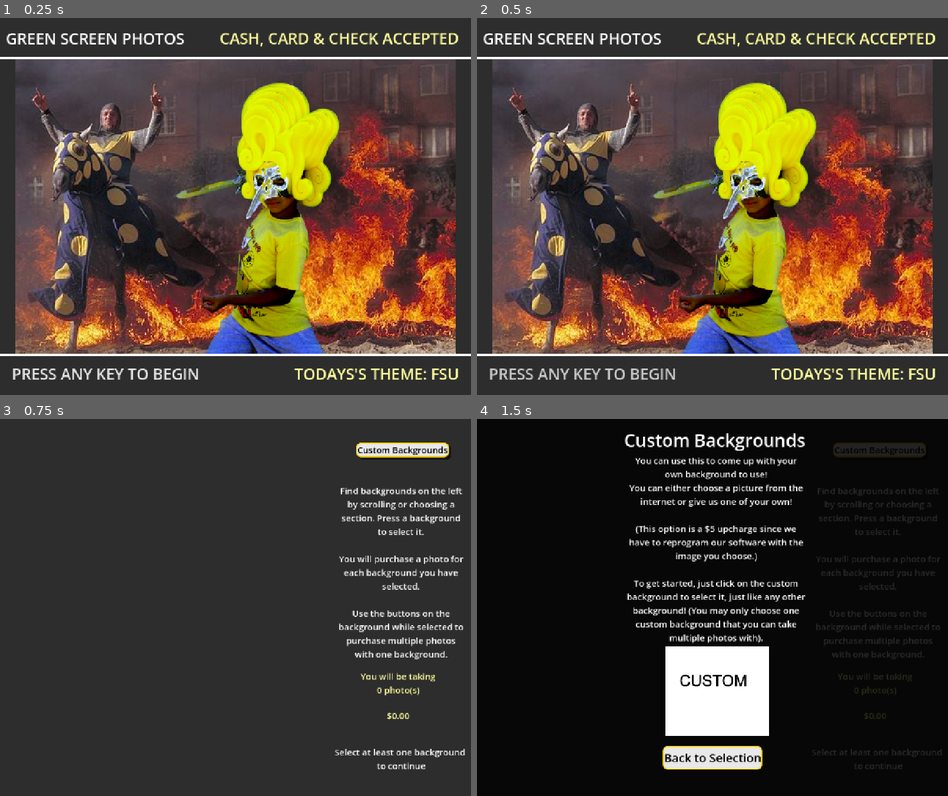
Above: before the commit, frames 1-4 (two rows, left to right).
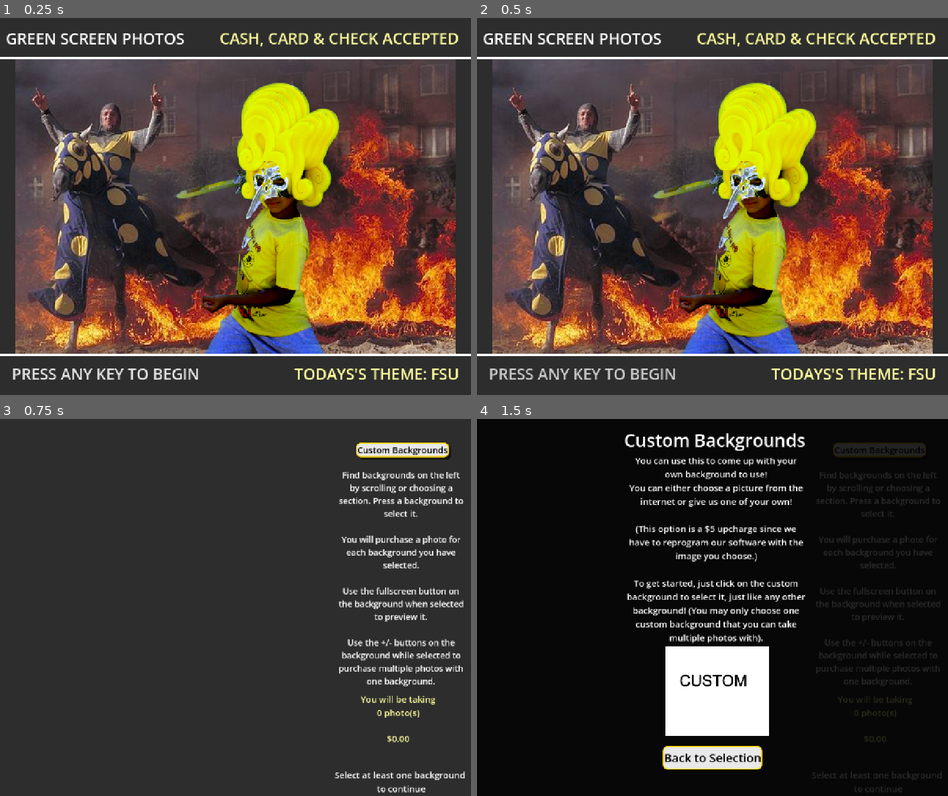
Above: after the commit, the same moments.

Repository: shaneriob-bit/kiosk-client
Game: Godot game, scene res://_scenes/main.tscn
Same seed, same stepped clock (60 frames per second), same inputs: the game is played once before the commit and once after it.
Inputs:
- Up to frame 1 (0.25 s): no input
- Up to frame 2 (0.5 s): no input
- Up to frame 3 (0.75 s): tap Enter at 0.5 s
- Up to frame 4 (1.5 s): click "Custom Backgrounds" at 1.25 s

Frames 1-2 are identical in both runs. In frame 3, 5.8% of the frame differs, in the area x 71-99%, y 14-100%; in frame 4, 2.0%.

Commit message:
good morning

Diff:
--- a/_scenes/confirmation_screen.tscn
+++ b/_scenes/confirmation_screen.tscn
@@ -1,6 +1,10 @@
 [gd_scene format=3 uid="uid://bqi3naxdk7mm5"]
 
-[node name="ConfirmationScreen" type="CanvasLayer" unique_id=435469620]
+[ext_resource type="Script" uid="uid://c37e04ldgj5c1" path="res://_scripts/confirmation_screen.gd" id="1_ydr06"]
+[ext_resource type="Theme" uid="uid://dcejjhkjk44cb" path="res://main_theme.tres" id="2_on0my"]
+
+[node name="ConfirmationScreen" type="CanvasLayer" unique_id=435469620 groups=["GroupListener"]]
+script = ExtResource("1_ydr06")
 
 [node name="ScreenLabel" type="Label" parent="." unique_id=456872215]
 anchors_preset = 5
@@ -13,3 +17,118 @@
 grow_horizontal = 2
 theme_override_font_sizes/font_size = 32
 text = "Please confirm your information is correct"
+
+[node name="NameLabel" type="Label" parent="." unique_id=1059674685]
+offset_left = 256.0
+offset_top = 136.0
+offset_right = 640.0
+offset_bottom = 181.0
+theme_override_font_sizes/font_size = 32
+text = "Name: Shane Bernstein"
+horizontal_alignment = 1
+vertical_alignment = 1
+
+[node name="PrintedCopiesCount" type="Label" parent="." unique_id=138729521]
+offset_left = 704.0
+offset_top = 264.0
+offset_right = 1088.0
+offset_bottom = 309.0
+theme_override_font_sizes/font_size = 32
+text = "Printed Copies: 6"
+horizontal_alignment = 1
+vertical_alignment = 1
+
+[node name="PaymentMethod" type="Label" parent="." unique_id=595997244]
+offset_left = 704.0
+offset_top = 328.0
+offset_right = 1088.0
+offset_bottom = 373.0
+theme_override_font_sizes/font_size = 32
+text = "Payment Method: Card"
+horizontal_alignment = 1
+vertical_alignment = 1
+
+[node name="TotalCost" type="Label" parent="." unique_id=1862823330]
+offset_left = 704.0
+offset_top = 384.0
+offset_right = 1088.0
+offset_bottom = 429.0
+theme_override_font_sizes/font_size = 32
+text = "Total Cost: $99.99"
+horizontal_alignment = 1
+vertical_alignment = 1
+
+[node name="EmailContainer" type="VBoxContainer" parent="." unique_id=2120015822]
+offset_left = 256.0
+offset_top = 256.0
+offset_right = 704.0
+offset_bottom = 586.0
+theme_override_constants/separation = 12
+
+[node name="Title" type="Label" parent="EmailContainer" unique_id=71377620]
+layout_mode = 2
+theme_override_font_sizes/font_size = 32
+text = "Emails:"
+vertical_alignment = 1
+
+[node name="Label" type="Label" parent="EmailContainer" unique_id=1728345825]
+layout_mode = 2
+theme_override_font_sizes/font_size = 32
+text = "shaneriob@gmail.com"
+vertical_alignment = 1
+
+[node name="Label2" type="Label" parent="EmailContainer" unique_id=222955760]
+layout_mode = 2
+theme_override_font_sizes/font_size = 32
+text = "shaneriob@gmail.com"
+vertical_alignment = 1
+
+[node name="Label3" type="Label" parent="EmailContainer" unique_id=899072495]
+layout_mode = 2
+theme_override_font_sizes/font_size = 32
+text = "shaneriob@gmail.com"
+vertical_alignment = 1
+
+[node name="Label4" type="Label" parent="EmailContainer" unique_id=1698227696]
+layout_mode = 2
+theme_override_font_sizes/font_size = 32
+text = "shaneriob@gmail.com"
+vertical_alignment = 1
+
+[node name="Label5" type="Label" parent="EmailContainer" unique_id=106558902]
+layout_mode = 2
+theme_override_font_sizes/font_size = 32
+text = "shaneriob@gmail.com"
+vertical_alignment = 1
+
+[node name="NextButton" type="Button" parent="." unique_id=1137386602]
+anchors_preset = 3
+anchor_left = 1.0
+anchor_top = 1.0
+anchor_right = 1.0
+anchor_bottom = 1.0
+offset_left = -144.0
+offset_top = -80.0
+offset_right = -16.0
+offset_bottom = -16.0
+grow_horizontal = 0
+grow_vertical = 0
+theme = ExtResource("2_on0my")
+theme_override_font_sizes/font_size = 32
+text = "Next"
+
+[node name="BackButton" type="Button" parent="." unique_id=940607930]
+anchors_preset = 2
+anchor_top = 1.0
+anchor_bottom = 1.0
+offset_left = 16.0
+offset_top = -80.0
+offset_right = 144.0
+offset_bottom = -16.0
+grow_vertical = 0
+theme = ExtResource("2_on0my")
+theme_override_font_sizes/font_size = 32
+text = "Back"
+
+[connection signal="pressed" from="NextButton" to="." method="_on_next_button_pressed"]
+[connection signal="pressed" from="BackButton" to="." method="_on_back_button_pressed"]
--- a/_scenes/main.tscn
+++ b/_scenes/main.tscn
@@ -8,8 +8,9 @@
 [ext_resource type="PackedScene" uid="uid://cv2fb28amypr8" path="res://_scenes/idle_screen.tscn" id="6_ce27d"]
 [ext_resource type="PackedScene" uid="uid://d3ouhxciwlerq" path="res://_scenes/payment_screen.tscn" id="7_urak4"]
 [ext_resource type="PackedScene" uid="uid://dmakmkaw5eic0" path="res://_scenes/name_field.tscn" id="8_hi6yo"]
+[ext_resource type="PackedScene" uid="uid://bqi3naxdk7mm5" path="res://_scenes/confirmation_screen.tscn" id="8_owtmn"]
 
-[node name="Main" type="Node2D" unique_id=1640866435]
+[node name="Main" type="Node2D" unique_id=1640866435 groups=["GroupListener"]]
 
 [node name="HomeScreen" type="Node2D" parent="." unique_id=787528761 groups=["GroupListener"]]
 script = ExtResource("1_6bnj4")
@@ -25,10 +26,10 @@
 position = Vector2(640, 512)
 texture = ExtResource("2_3q5j6")
 
-[node name="OrderScreenLayer" type="CanvasLayer" parent="." unique_id=478058512]
+[node name="OrderScreenLayer" type="CanvasLayer" parent="." unique_id=478058512 groups=["GroupListener"]]
 visible = false
 
-[node name="OrderScreen" parent="OrderScreenLayer" unique_id=1574650878 groups=["GroupListener"] instance=ExtResource("4_lavtb")]
+[node name="OrderScreen" parent="OrderScreenLayer" unique_id=1574650878 instance=ExtResource("4_lavtb")]
 size_flags_horizontal = 4
 size_flags_vertical = 4
 
@@ -38,5 +39,8 @@
 [node name="NameField" parent="." unique_id=1668960381 instance=ExtResource("8_hi6yo")]
 visible = false
 
-[node name="IdleScreen" parent="." unique_id=1040489430 instance=ExtResource("6_ce27d")]
+[node name="ConfirmationScreen" parent="." unique_id=435469620 instance=ExtResource("8_owtmn")]
 visible = false
+
+[node name="IdleScreen" parent="." unique_id=1040489430 groups=["GroupListener"] instance=ExtResource("6_ce27d")]
+visible = false
--- a/_scenes/name_field.tscn
+++ b/_scenes/name_field.tscn
@@ -116,4 +116,20 @@
 theme_override_font_sizes/font_size = 32
 text = "Back"
 
+[node name="ButtonDisabledInfo" type="Label" parent="." unique_id=1739877008]
+anchors_preset = 3
+anchor_left = 1.0
+anchor_top = 1.0
+anchor_right = 1.0
+anchor_bottom = 1.0
+offset_left = -360.0
+offset_top = -56.0
+offset_right = -3.0
+offset_bottom = -33.0
+grow_horizontal = 0
+grow_vertical = 0
+theme_override_font_sizes/font_size = 24
+text = "Fill out all of the information boxes to continue."
+
+[connection signal="pressed" from="NextButton" to="." method="_on_next_button_pressed"]
 [connection signal="pressed" from="BackButton" to="." method="_on_back_button_pressed"]
--- a/_scenes/order_screen.tscn
+++ b/_scenes/order_screen.tscn
@@ -11,7 +11,7 @@
 [sub_resource type="StyleBoxFlat" id="StyleBoxFlat_ud8lg"]
 bg_color = Color(0, 0, 0, 0.8352941)
 
-[node name="OrderScreen" type="Control" unique_id=1574650878]
+[node name="OrderScreen" type="Control" unique_id=1574650878 groups=["GroupListener"]]
 layout_mode = 3
 anchors_preset = 15
 anchor_right = 1.0
@@ -31,17 +31,19 @@
 anchor_right = 1.0
 anchor_bottom = 0.5
 offset_left = -368.0
-offset_top = -352.0
+offset_top = -376.0
 offset_right = -12.0
-offset_bottom = 163.0
-grow_horizontal = 0
-grow_vertical = 2
-theme_override_font_sizes/font_size = 24
+offset_bottom = 216.0
+grow_horizontal = 0
+grow_vertical = 2
+theme_override_font_sizes/font_size = 23
 text = "Find backgrounds on the left by scrolling or choosing a section. Press a background to select it.
 
 You will purchase a photo for each background you have selected.
 
-Use the buttons on the background while selected to purchase multiple photos with one background."
+Use the fullscreen button on the background when selected to preview it.
+
+Use the +/- buttons on the background while selected to purchase multiple photos with one background."
 horizontal_alignment = 1
 vertical_alignment = 1
 autowrap_mode = 3
@@ -55,9 +57,9 @@
 anchor_right = 1.0
 anchor_bottom = 0.5
 offset_left = -376.0
-offset_top = 170.0
+offset_top = 232.0
 offset_right = -20.0
-offset_bottom = 242.0
+offset_bottom = 304.0
 grow_horizontal = 0
 grow_vertical = 2
 theme_override_colors/font_color = Color(1, 0.99607843, 0.6156863, 1)
@@ -77,9 +79,9 @@
 anchor_right = 1.0
 anchor_bottom = 0.5
 offset_left = -376.0
-offset_top = 258.0
+offset_top = 320.0
 offset_right = -20.0
-offset_bottom = 330.0
+offset_bottom = 392.0
 grow_horizontal = 0
 grow_vertical = 2
 theme_override_colors/font_color = Color(1, 0.99607843, 0.6156863, 1)
@@ -136,9 +138,9 @@
 anchor_right = 1.0
 anchor_bottom = 1.0
 offset_left = -440.0
-offset_top = -136.0
+offset_top = -74.0
 offset_right = 55.0
-offset_bottom = -65.0
+offset_bottom = -3.0
 grow_horizontal = 0
 grow_vertical = 0
 theme_override_font_sizes/font_size = 24
--- /dev/null
+++ b/_scripts/confirmation_screen.gd
@@ -0,0 +1,30 @@
+extends CanvasLayer
+
+func _state_changed(state):
+	if state == StateManager.ProgramStates.CONFIRMATION:
+		var email_fields = [
+			$EmailContainer/Label,
+			$EmailContainer/Label2,
+			$EmailContainer/Label3,
+			$EmailContainer/Label4,
+			$EmailContainer/Label5
+		]
+
+		for field in email_fields:
+			field.hide()
+
+		for i in range (0, StateManager.email_count):
+			email_fields[i].text = StateManager.emails[i]
+			email_fields[i].show()
+
+		$PrintedCopiesCount
+
+		show()
+	else:
+		hide()
+
+func _on_next_button_pressed() -> void:
+	pass # Replace with function body.
+
+func _on_back_button_pressed() -> void:
+	StateManager.change_state(StateManager.ProgramStates.NAME)
--- a/_scripts/name_field.gd
+++ b/_scripts/name_field.gd
@@ -24,7 +24,34 @@
 
 		show()
 	else:
+		if visible:
+			StateManager.emails = []
+			for child in email_fields:
+				if child.visible == true:
+					StateManager.emails.append(child.text)
+
 		hide()
 
 func _on_back_button_pressed() -> void:
 	StateManager.change_state(StateManager.ProgramStates.PAYMENT)
+
+func _on_next_button_pressed() -> void:
+	StateManager.change_state(StateManager.ProgramStates.CONFIRMATION)
+
+func _process(_delta: float) -> void:
+	var box_empty = false
+
+	for child in email_fields:
+		if child.visible == true:
+			if child.text == "":
+				box_empty = true
+
+	if $VBoxContainer/NameContainer/Label.text == "":
+		box_empty = true
+
+	if box_empty == true:
+		$NextButton.hide()
+		$ButtonDisabledInfo.show()
+	else:
+		$NextButton.show()
+		$ButtonDisabledInfo.hide()
--- a/_scripts/payment_screen.gd
+++ b/_scripts/payment_screen.gd
@@ -150,7 +150,9 @@
 	update_total_labels()
 
 	if state == StateManager.ProgramStates.NAME and visible == true:
+		StateManager.print_count = prints_count
 		StateManager.email_count = emails_count
+		StateManager.total_cost = ((get_print_total() + get_email_total()) * photo_count + (StateManager.base_price * photo_count))
 
 	if state == StateManager.ProgramStates.PAYMENT:
 		for child : TextureButton in StateManager.selected_backgrounds:
--- a/_scripts/state_manager.gd
+++ b/_scripts/state_manager.gd
@@ -6,6 +6,7 @@
 	BACKGROND,
 	PAYMENT,
 	NAME,
+	CONFIRMATION
 }
 
 var currentProgramState = ProgramStates.HOME
@@ -19,9 +20,16 @@
 
 var base_price = 9.99
 
+var print_count = 0
 var email_count = 0
 
-var payment_method : String
+var total_cost = 0
+
+var emails = [
+
+]
+
+var payment_method = null
 
 var selected_backgrounds = [
 
Not shown, added: _scripts/confirmation_screen.gd.uid
